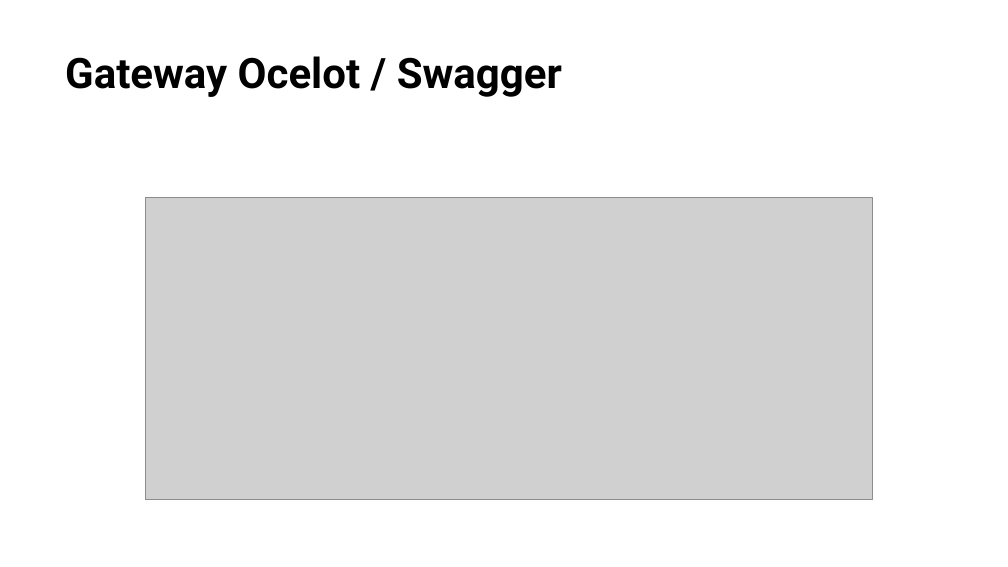
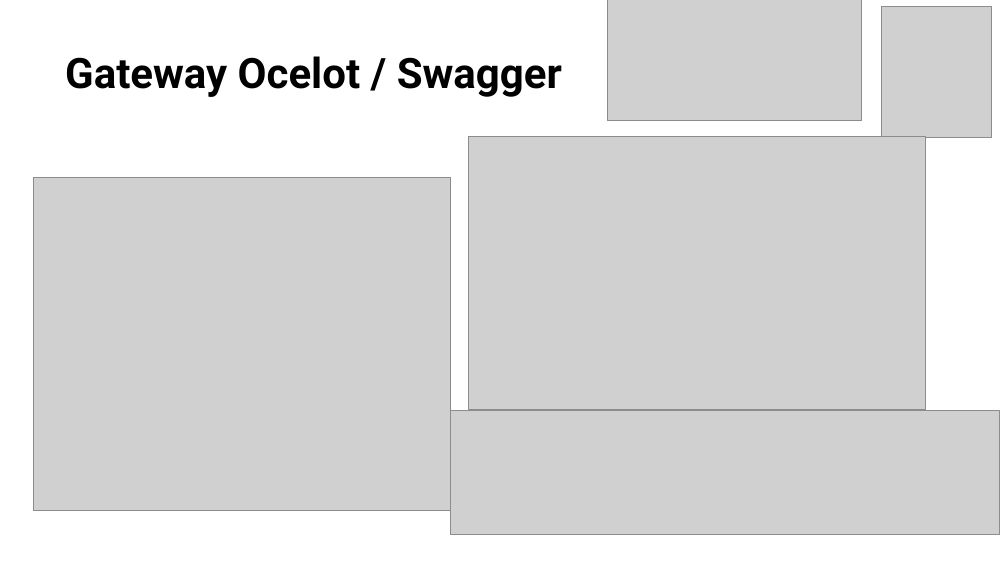
Before and after one commit to Alex5X55/PDD.NET, a slide deck: slide 14 of Презентация PDD_NET_16_9_Защита_проекта_синяя.pptx. Drawn at 1008x567 pixels with LibreOffice and Linux fonts; fonts in the diff are those of the drawing; grey boxes stand for pictures; background and template pictures are left out. Boxes give left, top, right and bottom in pixels: in the first picture for what was removed or moved away, otherwise in the second. Text is boxed around its words. In the diff, an @@ line names an element or a change of style, - is before the commit and + after.

```diff
--- a/Презентация PDD_NET_16_9_Защита_проекта_синяя.pptx
+++ b/Презентация PDD_NET_16_9_Защита_проекта_синяя.pptx
@@ picture added at (608, 0, 861, 121) @@
@@ picture added at (881, 7, 992, 138) @@
@@ picture added at (469, 136, 925, 409) @@
@@ picture added at (33, 177, 451, 510) @@
@@ picture removed at (145, 198, 872, 500) @@
@@ picture added at (451, 411, 1000, 535) @@
```
Also in this commit, not shown: 1 other slide changed, 1 slide added, 1 slide removed.
